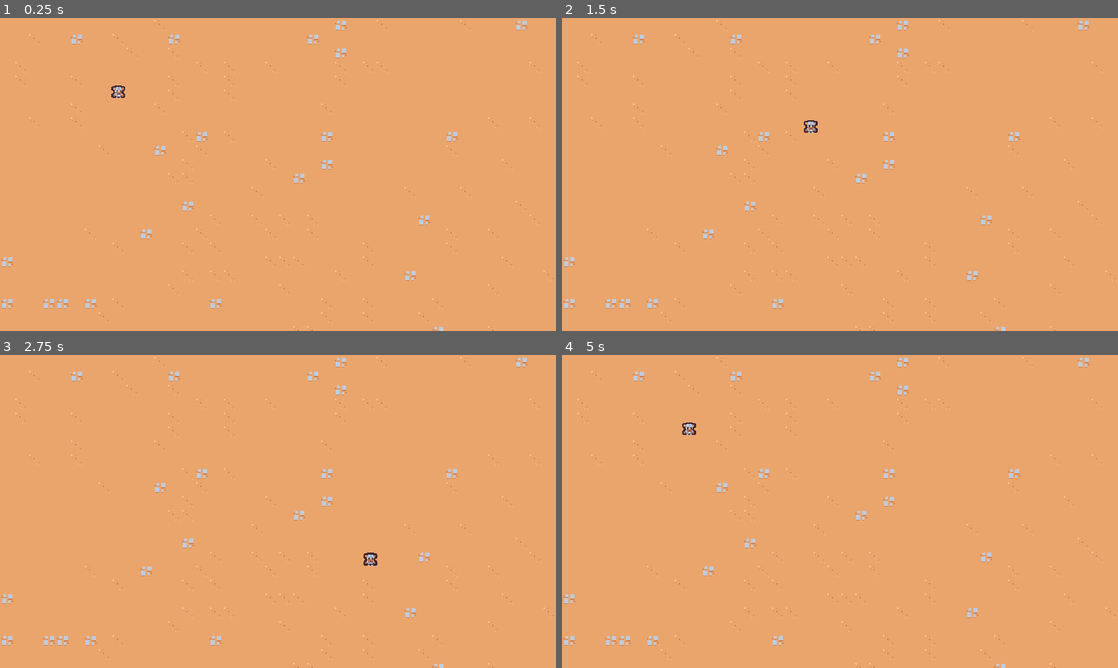
Above: before the commit, frames 1-4 (two rows, left to right).
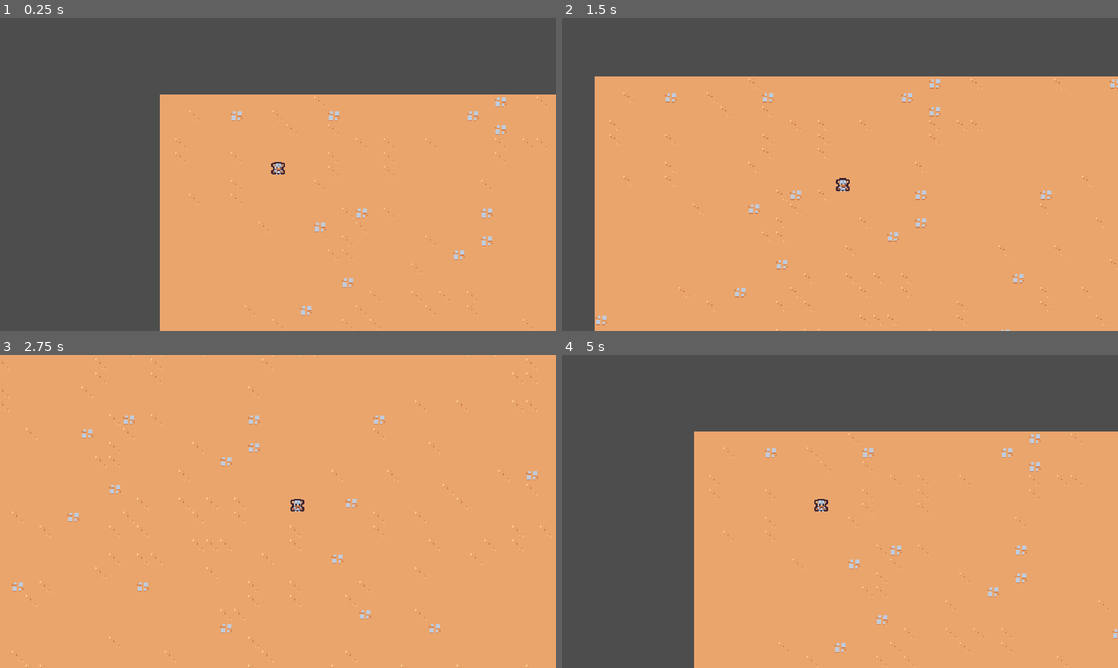
Above: after the commit, the same moments.

Repository: oronbz/2d-survivors
Game: Godot game, scene res://scenes/main/main.tscn
Two runs of this game, one before a commit and one after it. Both use one fixed random seed, a clock stepped at 60 frames per second and the inputs below.
Inputs:
- Up to frame 1 (0.25 s): no input
- Up to frame 2 (1.5 s): tap Enter at 0.5 s; hold D (move_right) 0.53-1.28 s; hold S (move_down) from 1.28 s (still down)
- Up to frame 3 (2.75 s): release S (move_down) at 2.03 s; hold D (move_right) from 2.03 s (still down)
- Up to frame 4 (5 s): release D (move_right) at 2.78 s; hold W (move_up) 2.78-3.53 s; hold A (move_left) from 3.53 s (still down)

The runs differ from the first frame. In frame 1, 47% of the frame differs, in the area x 0-100%, y 0-100%; in frame 2, 25%; in frame 3, 2.4%; in frame 4, 44%.

Commit message:
Add camera

Diff:
--- /dev/null
+++ b/scenes/game_camera/game_camera.gd
@@ -0,0 +1,21 @@
+extends Camera2D
+
+var target_position = Vector2.ZERO
+
+
+# Called when the node enters the scene tree for the first time.
+func _ready():
+	make_current()
+
+
+# Called every frame. 'delta' is the elapsed time since the previous frame.
+func _process(delta):
+	accuire_target()
+	global_position = global_position.lerp(target_position, 1.0 - exp(-delta * 10))
+
+
+func accuire_target():
+	var player = get_tree().get_first_node_in_group("player") as Node2D
+	if !player: return
+
+	target_position = player.global_position
--- /dev/null
+++ b/scenes/game_camera/game_camera.tscn
@@ -0,0 +1,6 @@
+[gd_scene load_steps=2 format=3 uid="uid://b3o3fwh3n5mhs"]
+
+[ext_resource type="Script" path="res://scenes/game_camera/game_camera.gd" id="1_ungo2"]
+
+[node name="GameCamera" type="Camera2D"]
+script = ExtResource("1_ungo2")
--- a/scenes/main/main.tscn
+++ b/scenes/main/main.tscn
@@ -1,9 +1,13 @@
-[gd_scene load_steps=3 format=3 uid="uid://cdru311dwpxt8"]
+[gd_scene load_steps=4 format=3 uid="uid://cdru311dwpxt8"]
 
 [ext_resource type="PackedScene" uid="uid://cnm4cwklt6ilc" path="res://scenes/player/player.tscn" id="1_5g7bp"]
 [ext_resource type="TileSet" uid="uid://cukptj3pwto8v" path="res://resources/tileset.tres" id="1_8wett"]
+[ext_resource type="PackedScene" uid="uid://b3o3fwh3n5mhs" path="res://scenes/game_camera/game_camera.tscn" id="3_e4lgm"]
 
 [node name="Main" type="Node"]
+
+[node name="GameCamera" parent="." instance=ExtResource("3_e4lgm")]
+position = Vector2(136, 92)
 
 [node name="TileMap" type="TileMap" parent="."]
 tile_set = ExtResource("1_8wett")
--- a/scenes/player/player.tscn
+++ b/scenes/player/player.tscn
@@ -6,7 +6,7 @@
 [sub_resource type="CircleShape2D" id="CircleShape2D_frjyv"]
 radius = 5.0
 
-[node name="Player" type="CharacterBody2D"]
+[node name="Player" type="CharacterBody2D" groups=["player"]]
 script = ExtResource("1_bx3nd")
 
 [node name="Sprite2D" type="Sprite2D" parent="."]
